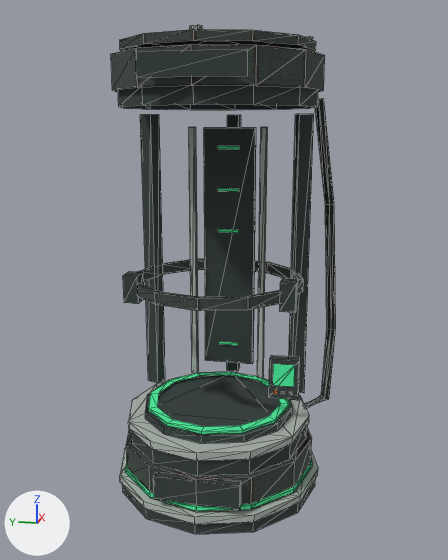
The OBJ model game/res/etip_inside/capsula.obj, before and after one commit.
Rendered twice from a 50 mm camera at (-3.88, 27.43, 4.62) aimed at (3.56, 28.92, 2.76). Arrows for +X, +Y and +Z are at lower left; the lights stay in place. The first picture is the older version. Mesh edges are drawn as thin lines. Where no turn or scale is listed for an object, it has been applied to the vertices. Vertices at exactly the same position are counted once.

Objects in the first picture: 'capsula'.
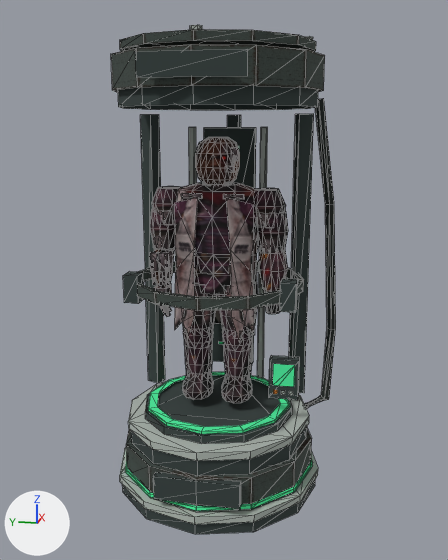
What the commit changed:
Picture 'ps2_tex_droidcampos_body.png' (img_ps2_tex_droidcampos_body_png) is new.
Picture 'ps2_tex_droidcampos_head.png' (img_ps2_tex_droidcampos_head_png) is new.
Material 'PS2_Mat_Capsule_DroidCampos_body' (mat_ps2_mat_capsule_droidcampos_body) is new.
Its texture is img_ps2_tex_droidcampos_body_png.
Its roughness is 1.0.
Material 'PS2_Mat_Capsule_DroidCampos_head' (mat_ps2_mat_capsule_droidcampos_head) is new.
Its texture is img_ps2_tex_droidcampos_head_png.
Its roughness is 1.0.
me_capsula is used by ob_capsula; location (0.0, 0.0, 0.0).
me_capsula had 546 vertices, 774 faces and spanned x 2.24..4.92, y 27.52..30.34, z 0.01..5.64.
me_capsula now has 1813 vertices, 3074 faces and spans x 2.24..4.92, y 27.52..30.34, z 0.01..5.64.
me_capsula part 1: a new loose piece, a box spanning x 3.364..3.408, y 29.585..29.815, z 2.872..3.112, in mat_ps2_mat_capsule_droidcampos_head (picture img_ps2_tex_droidcampos_head_png).
me_capsula part 2: a new loose piece, an 8-sided cylinder along z spanning x 3.43..3.61, y 29.61..29.79, z 2.63..2.74, in mat_ps2_mat_capsule_droidcampos_head (picture img_ps2_tex_droidcampos_head_png).
me_capsula part 3: a new loose piece, a box spanning x 3.4..3.64, y 29.63..29.78, z 2.45..2.65, in mat_ps2_mat_capsule_droidcampos_head (picture img_ps2_tex_droidcampos_head_png).
me_capsula part 4: a new loose piece, a box spanning x 3.405..3.495, y 28.728..28.802, z 4.237..4.387, in mat_ps2_mat_capsule_droidcampos_head (picture img_ps2_tex_droidcampos_head_png).
me_capsula part 5: a new loose piece, a box spanning x 3.368..3.422, y 28.765..28.865, z 4.107..4.177, in mat_ps2_mat_capsule_droidcampos_head (picture img_ps2_tex_droidcampos_head_png).
me_capsula part 6: a new loose piece, a box spanning x 3.276..3.316, y 29.13..29.37, z 3.804..3.859, in mat_ps2_mat_capsule_droidcampos_head (picture img_ps2_tex_droidcampos_head_png).
me_capsula part 7: a new loose piece, a box spanning x 3.276..3.316, y 28.63..28.87, z 3.804..3.859, in mat_ps2_mat_capsule_droidcampos_head (picture img_ps2_tex_droidcampos_head_png).
me_capsula part 8: 1079 vertices added at x 3.23..3.91, y 28.12..29.87, z 1.24..4.5.
Other edits to the shape of me_capsula do not show in these pictures.
me_capsula gains material mat_ps2_mat_capsule_droidcampos_body (picture img_ps2_tex_droidcampos_body_png).
me_capsula gains material mat_ps2_mat_capsule_droidcampos_head (picture img_ps2_tex_droidcampos_head_png).

Where the change shows, as pixel boxes (x1, y1, x2, y2) in the pictures (448 x 560 px):
part 1 of me_capsula, added
    after: (150, 252, 169, 272)
part 2 of me_capsula, added
    after: (157, 283, 170, 288)
part 3 of me_capsula, added
    after: (155, 284, 171, 293)
part 4 of me_capsula, added
    after: (231, 148, 239, 161)
part 5 of me_capsula, added
    after: (227, 166, 235, 172)
part 6 of me_capsula, added
    after: (182, 193, 202, 199)
part 7 of me_capsula, added
    after: (223, 194, 244, 199)
part 8 of me_capsula, added
    after: (150, 137, 288, 403)
